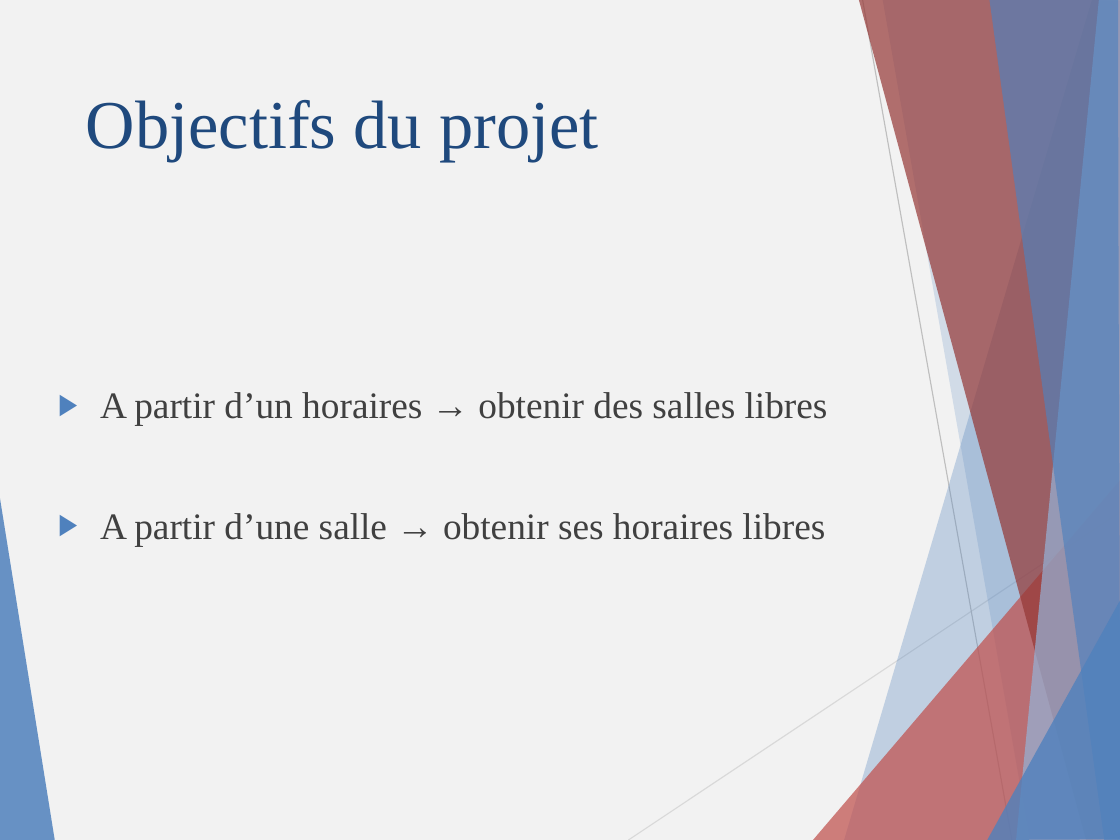
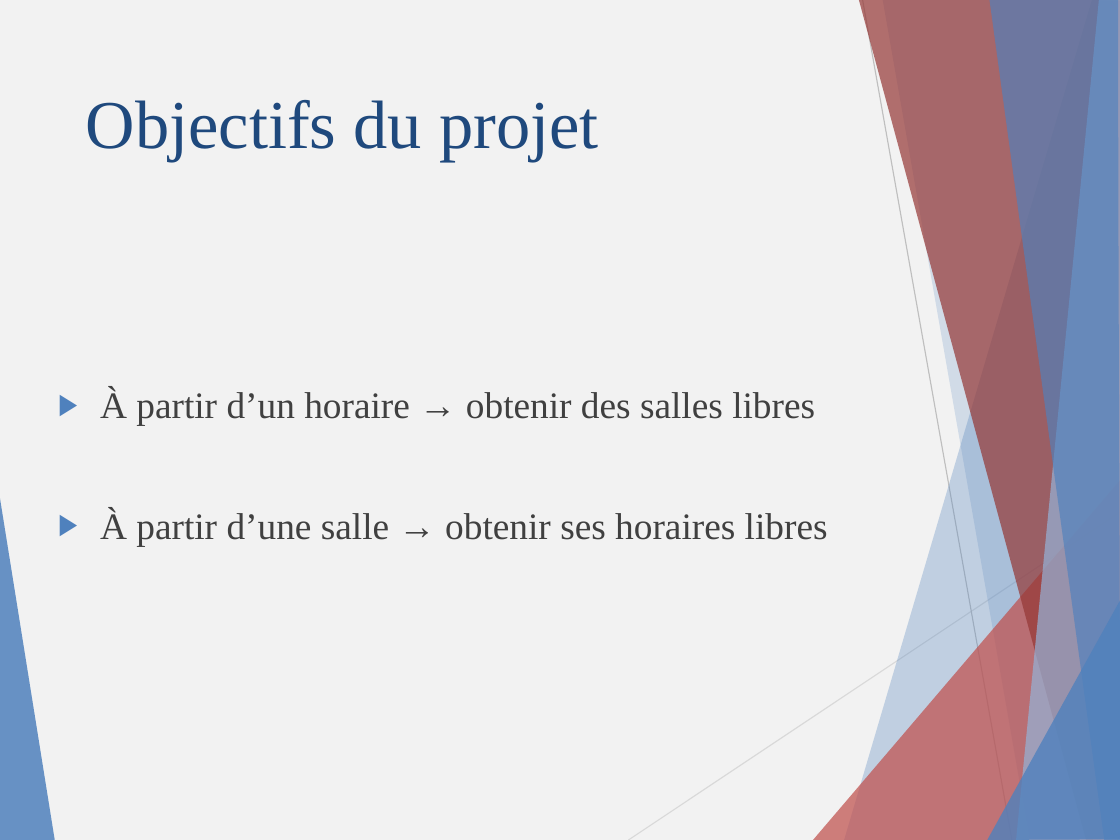
Before and after one commit to Nyahon/PRO, a slide deck: slide 2 of presentation/DARYLL.pptx. Drawn at 1120x840 pixels with LibreOffice and Linux fonts; fonts in the diff are those of the drawing. Boxes give left, top, right and bottom in pixels: in the first picture for what was removed or moved away, otherwise in the second. Text is boxed around its words. In the diff, an @@ line names an element or a change of style, - is before the commit and + after.

```diff
--- a/presentation/DARYLL.pptx
+++ b/presentation/DARYLL.pptx
@@ text at (100, 389, 828, 546): text changed @@
-▶ A partir d’un horaires → obtenir des salles libres
-▶ A partir d’une salle → obtenir ses horaires libres
+▶ À partir d’un horaire → obtenir des salles libres
+▶ À partir d’une salle → obtenir ses horaires libres
```
Also in this commit, not shown: 8 other slides changed.
